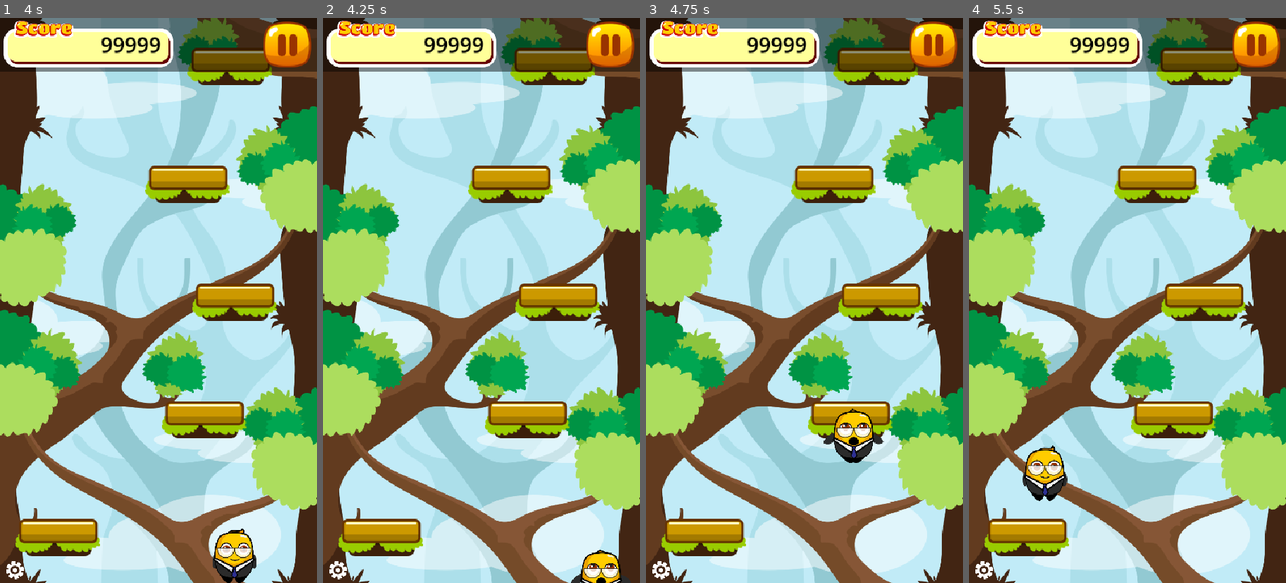
Above: before the commit, frames 1-4 (left to right).
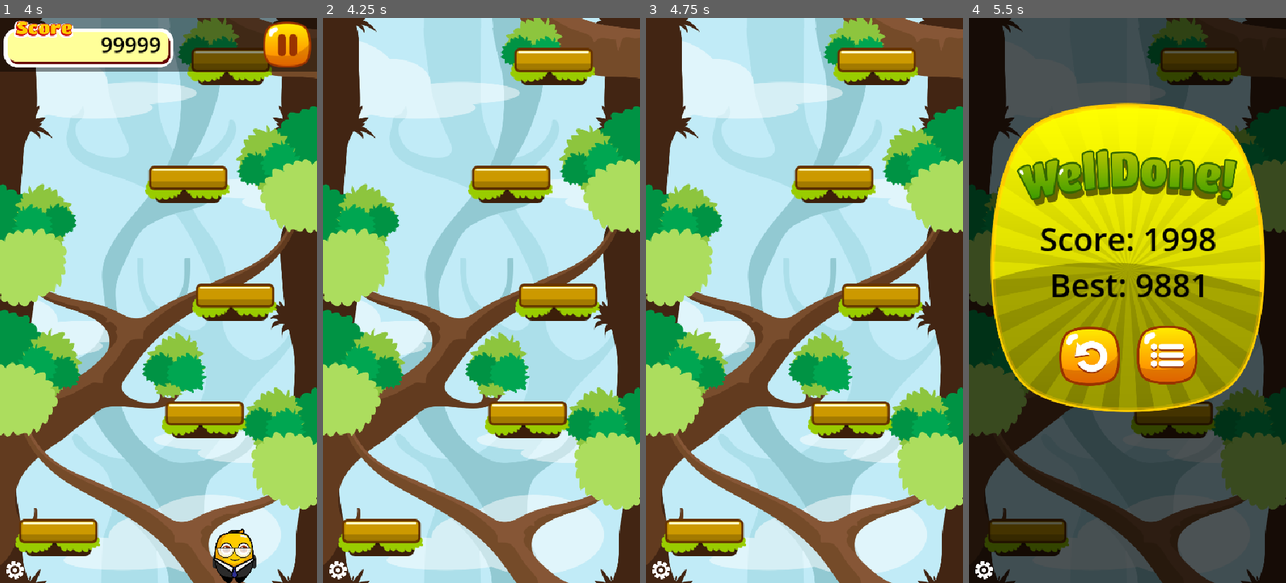
Above: after the commit, the same moments.

Repository: Pablo-gitub/jumper-jam
Game: Godot game, scene res://scenes/main.tscn
The game is run twice, just before and just after one commit, with the same random seed, the same clock (stepped at 60 frames per second) and the same inputs.
Inputs (mouse positions are in pixels of both pictures, inside the frame that each line leads up to):
- Up to frame 1 (4 s): hold D (move_right) 0.53-1.25 s; click (158, 396) at 1.25 s; hold A (move_left) 2.03-2.78 s; hold D (move_right) from 2.78 s (still down)
- Up to frame 2 (4.25 s): keep holding D (move_right)
- Up to frame 3 (4.75 s): release D (move_right) at 4.28 s; hold A (move_left) from 4.28 s (still down)
- Up to frame 4 (5.5 s): keep holding A (move_left)

Frame 1 is identical in both runs. In frame 2, 10% of the frame differs, in the area x 0-100%, y 0-100%; in frame 3, 11%; in frame 4, 99%.

Commit message:
lose condition and show game over

Diff:
--- a/scenes/player.tscn
+++ b/scenes/player.tscn
@@ -108,3 +108,9 @@
 libraries = {
 &"": SubResource("AnimationLibrary_povjg")
 }
+
+[node name="VisibleOnScreenNotifier2D" type="VisibleOnScreenNotifier2D" parent="."]
+position = Vector2(263, 727)
+scale = Vector2(2.9, 1.5)
+
+[connection signal="screen_exited" from="VisibleOnScreenNotifier2D" to="." method="_on_visible_on_screen_notifier_2d_screen_exited"]
--- a/scenes/title_screen.tscn
+++ b/scenes/title_screen.tscn
@@ -4,6 +4,21 @@
 [ext_resource type="Script" uid="uid://detd1rahmmgae" path="res://scripts/base_screen.gd" id="1_mgrm8"]
 [ext_resource type="PackedScene" uid="uid://birivcms6s4fx" path="res://scenes/screen_button.tscn" id="2_s4lrb"]
 [ext_resource type="Texture2D" uid="uid://y1oshrsqm3p0" path="res://assets/textures/ui/PlayBtn.png" id="3_mgrm8"]
+
+[sub_resource type="Animation" id="Animation_mgrm8"]
+length = 0.001
+tracks/0/type = "value"
+tracks/0/imported = false
+tracks/0/enabled = true
+tracks/0/path = NodePath("Control/TitlePlay:position")
+tracks/0/interp = 1
+tracks/0/loop_wrap = true
+tracks/0/keys = {
+"times": PackedFloat32Array(0),
+"transitions": PackedFloat32Array(1),
+"update": 0,
+"values": [Vector2(-100, 50)]
+}
 
 [sub_resource type="Animation" id="Animation_s4lrb"]
 resource_name = "animate_play_button"
@@ -20,21 +35,6 @@
 "transitions": PackedFloat32Array(1, 1),
 "update": 0,
 "values": [Vector2(-100, 50), Vector2(-100, 70)]
-}
-
-[sub_resource type="Animation" id="Animation_mgrm8"]
-length = 0.001
-tracks/0/type = "value"
-tracks/0/imported = false
-tracks/0/enabled = true
-tracks/0/path = NodePath("Control/TitlePlay:position")
-tracks/0/interp = 1
-tracks/0/loop_wrap = true
-tracks/0/keys = {
-"times": PackedFloat32Array(0),
-"transitions": PackedFloat32Array(1),
-"update": 0,
-"values": [Vector2(-100, 50)]
 }
 
 [sub_resource type="AnimationLibrary" id="AnimationLibrary_dc4i4"]
--- a/scripts/game.gd
+++ b/scripts/game.gd
@@ -1,4 +1,6 @@
 extends Node2D
+
+signal player_died(score, high_score)
 
 @onready var level_generator = $LevelGenerator
 @onready var ground_sprite = $GroundSprite
@@ -56,6 +58,7 @@
 func new_game():
 	player = player_scene.instantiate()
 	player.global_position = player_spam_pos
+	player.died.connect(_on_player_died)
 	add_child(player)
 
 	camera = camera_scene.instantiate()
@@ -67,3 +70,7 @@
 		level_generator.start_generation()
 
 	hud.visible = true
+
+func _on_player_died():
+	hud.visible = false
+	player_died.emit(1998, 9881)
--- a/scripts/main.gd
+++ b/scripts/main.gd
@@ -6,5 +6,11 @@
 func _ready() -> void:
 	screens.start_game.connect(_on_screens_start_game)
 
+	game.player_died.connect(_on_game_player_died)
+
 func _on_screens_start_game():
 	game.new_game()
+
+func _on_game_player_died(score, high_score):
+	await(get_tree().create_timer(0.75).timeout)
+	screens.game_over(score, high_score)
--- a/scripts/player.gd
+++ b/scripts/player.gd
@@ -1,7 +1,10 @@
 extends CharacterBody2D
 class_name Player
 
+signal died
+
 @onready var animator = $AnimationPlayer
+@onready var cshape = $CollisionShape2D
 
 var speed = 300.0
 var accelerometer_speed = 130.0
@@ -12,6 +15,8 @@
 
 var viewport_size
 var use_accelerometer = false
+
+var dead = false
 
 func _ready() -> void:
 	viewport_size = get_viewport_rect().size
@@ -33,15 +38,16 @@
 	if velocity.y >= max_fall_velocity:
 		velocity.y = max_fall_velocity
 
-	if use_accelerometer:
-		var mobile_input = Input.get_accelerometer()
-		velocity.x = mobile_input.x * accelerometer_speed
-	else:
-		var direction = Input.get_axis("move_left","move_right")
-		if direction:
-			velocity.x = direction * speed
+	if !dead:
+		if use_accelerometer:
+			var mobile_input = Input.get_accelerometer()
+			velocity.x = mobile_input.x * accelerometer_speed
 		else:
-			velocity.x = move_toward(velocity.x, 0, speed)
+			var direction = Input.get_axis("move_left","move_right")
+			if direction:
+				velocity.x = direction * speed
+			else:
+				velocity.x = move_toward(velocity.x, 0, speed)
 
 	move_and_slide()
 
@@ -54,3 +60,13 @@
 
 func jump():
 	velocity.y = jump_velocity
+
+
+func _on_visible_on_screen_notifier_2d_screen_exited() -> void:
+	die()
+
+func die():
+	if !dead:
+		dead = true
+		cshape.set_deferred("disabled", true)
+		died.emit()
--- a/scripts/screens.gd
+++ b/scripts/screens.gd
@@ -6,6 +6,8 @@
 @onready var title_screen = $TitleScreen
 @onready var pause_screen = $PauseScreen
 @onready var game_over_screen = $GameOverScreen
+@onready var game_over_score_label = $GameOverScreen/Box/ScoreLabel
+@onready var game_over_high_score_label = $GameOverScreen/Box/HighScoreLabel
 
 var current_screen = null
 
@@ -58,3 +60,8 @@
 		var appear_tween = current_screen.appear()
 		await(appear_tween.finished)
 		get_tree().call_group("buttons", "set_disabled", false)
+
+func game_over(score, high_score):
+	game_over_score_label.text = "Score: " + str(score)
+	game_over_high_score_label.text = "Best: " + str(high_score)
+	change_screen(game_over_screen)
